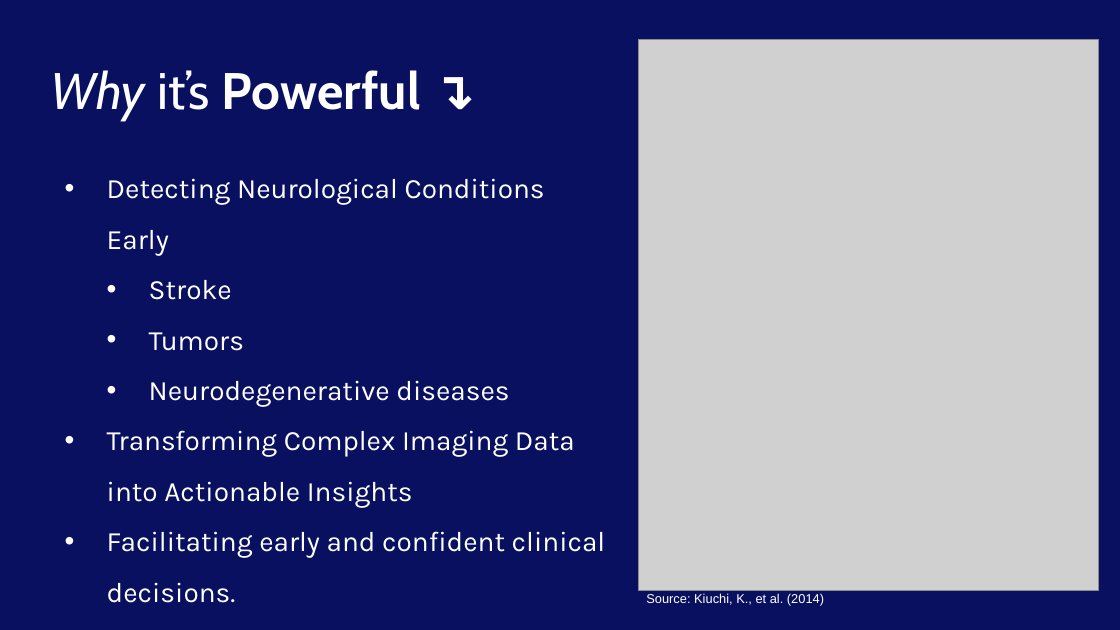
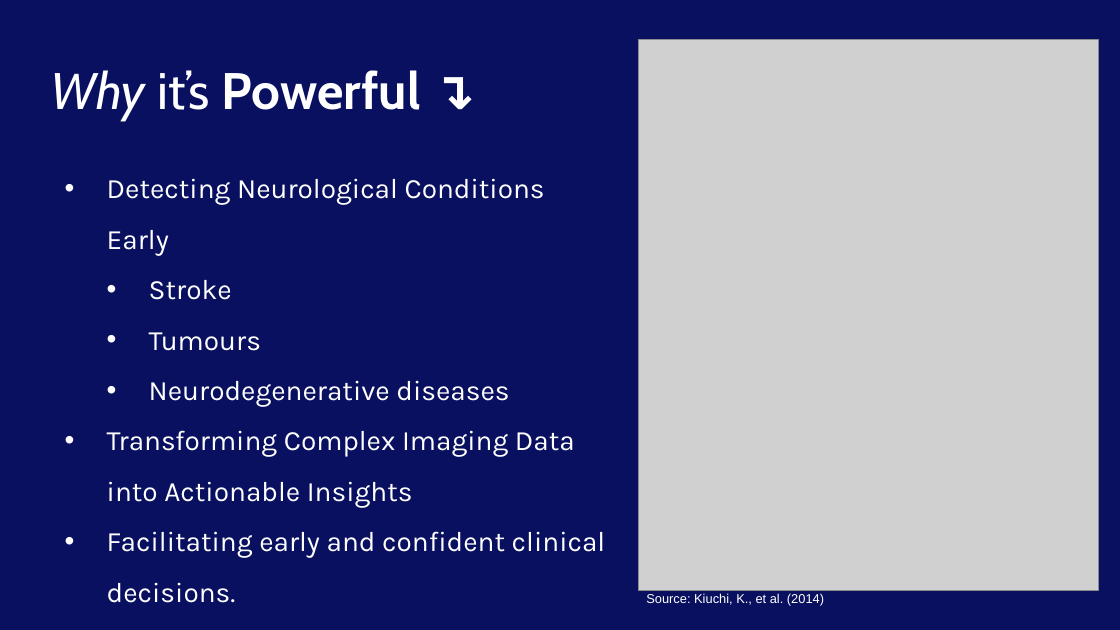
Before and after one commit to Neepa04/MXB201Group15, a slide deck: slide 4 of Report/Presentation.pptx. Drawn at 1120x630 pixels with LibreOffice and Linux fonts; fonts in the diff are those of the drawing; grey boxes stand for pictures; background and template pictures are left out. Boxes give left, top, right and bottom in pixels: in the first picture for what was removed or moved away, otherwise in the second. Text is boxed around its words. In the diff, an @@ line names an element or a change of style, - is before the commit and + after.

```diff
--- a/Report/Presentation.pptx
+++ b/Report/Presentation.pptx
@@ text at (x1=149, y1=332, x2=261, y2=351): text changed @@
-  • Tumors
+  • Tumours
```
Also in this commit, not shown: 3 slides added, 3 slides removed.
